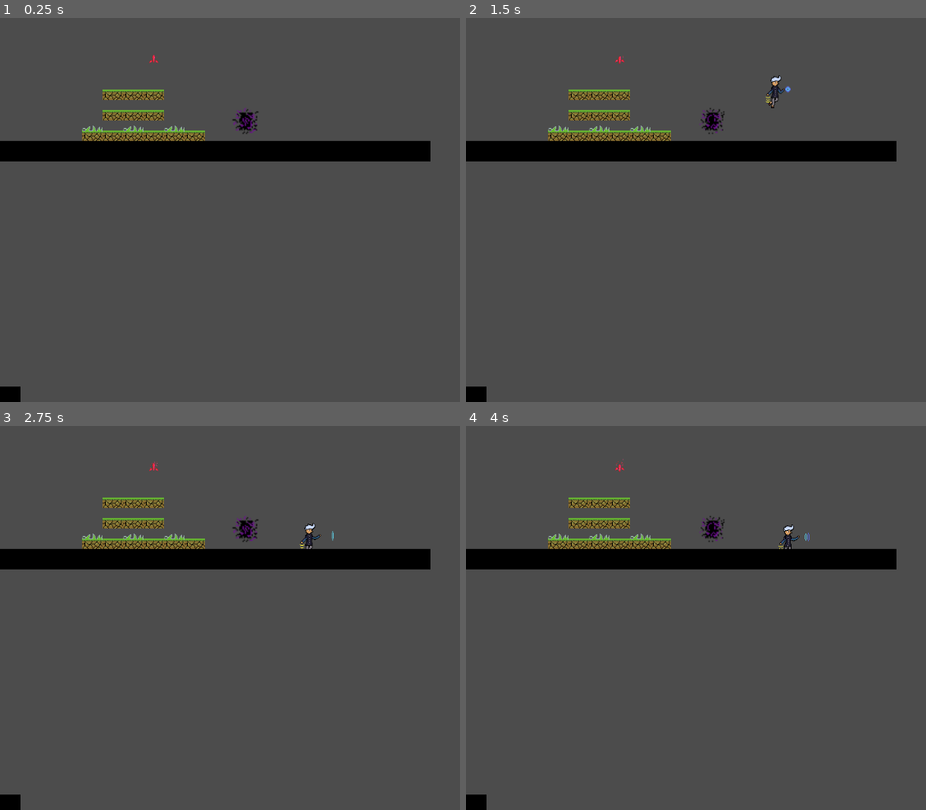
Above: before the commit, frames 1-4 (two rows, left to right).
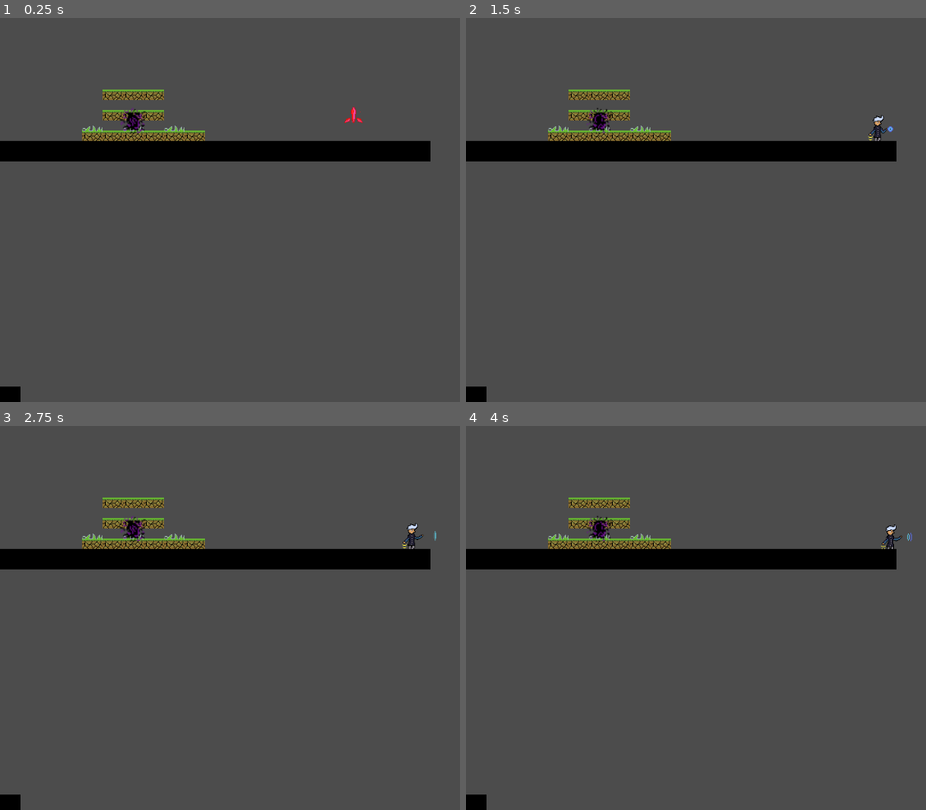
Above: after the commit, the same moments.

Repository: megaeonise/Triple-Trouble-BUETGameJam2023
Game: Godot game, scene res://Scenes/Main.tscn
Two runs of this game, one before a commit and one after it. Both use one fixed random seed, a clock stepped at 60 frames per second and the inputs below.
Inputs:
- Up to frame 1 (0.25 s): no input
- Up to frame 2 (1.5 s): tap Enter at 0.5 s; hold D (move_right) from 0.53 s (still down); tap Shift (dash) at 0.6 s; tap Space (jump) at 0.77 s; tap I (interact) at 1.35 s
- Up to frame 3 (2.75 s): tap Space (jump) at 1.52 s; release D (move_right) at 2.03 s; hold A (move_left) from 2.03 s (still down); tap Shift (dash) at 2.1 s
- Up to frame 4 (4 s): release A (move_left) at 2.78 s; hold D (move_right) from 2.78 s (still down); tap I (interact) at 2.85 s; tap Space (jump) at 3.02, 3.77 s; tap Shift (dash) at 3.6 s

The runs differ from the first frame. In frame 1, 0.5% of the frame differs, in the area x 26-79%, y 9-31%; in frame 2, 0.7%; in frame 3, 0.7%, in the area x 26-95%, y 9-33%; in frame 4, 0.7%.

Commit message:
Added everything for first levels except death

Diff:
--- a/Scenes/Breaker.tscn
+++ b/Scenes/Breaker.tscn
@@ -1,6 +1,7 @@
-[gd_scene load_steps=9 format=2]
+[gd_scene load_steps=10 format=2]
 
 [ext_resource path="res://Assets/powerup.png" type="Texture" id=1]
+[ext_resource path="res://Scripts/Breaker.gd" type="Script" id=2]
 
 [sub_resource type="AtlasTexture" id=1]
 flags = 4
@@ -31,7 +32,7 @@
 } ]
 
 [sub_resource type="RectangleShape2D" id=6]
-extents = Vector2( 8, 8 )
+extents = Vector2( 16, 16 )
 
 [sub_resource type="Curve" id=7]
 min_value = -200.0
@@ -39,22 +40,25 @@
 _data = [ Vector2( 0, 200 ), 0.0, 0.0, 0, 0, Vector2( 0, 1 ), 0.0, 0.0, 0, 0 ]
 
 [node name="Breaker" type="Area2D"]
+script = ExtResource( 2 )
 
 [node name="AnimatedSprite" type="AnimatedSprite" parent="."]
-scale = Vector2( 0.5, 0.5 )
+position = Vector2( -4.76837e-07, -4.76837e-07 )
 frames = SubResource( 5 )
 frame = 3
 playing = true
 
 [node name="CollisionShape2D" type="CollisionShape2D" parent="."]
+visible = false
 shape = SubResource( 6 )
 
 [node name="CPUParticles2D" type="CPUParticles2D" parent="."]
+amount = 10
 lifetime = 0.5
-speed_scale = 0.13
+speed_scale = 0.25
 randomness = 1.0
 emission_shape = 1
-emission_sphere_radius = 6.0
+emission_sphere_radius = 12.0
 direction = Vector2( 0, 1 )
 spread = 100.0
 gravity = Vector2( 0, -98 )
@@ -63,11 +67,12 @@
 color = Color( 1, 0.282353, 0.533333, 1 )
 
 [node name="CPUParticles2D2" type="CPUParticles2D" parent="."]
+amount = 10
 lifetime = 0.5
-speed_scale = 0.13
+speed_scale = 0.25
 randomness = 1.0
 emission_shape = 1
-emission_sphere_radius = 6.0
+emission_sphere_radius = 12.0
 direction = Vector2( 0, 1 )
 spread = 100.0
 gravity = Vector2( 0, -98 )
--- /dev/null
+++ b/Scenes/Fire.tscn
@@ -0,0 +1,47 @@
+[gd_scene load_steps=7 format=2]
+
+[ext_resource path="res://Assets/flame.png" type="Texture" id=1]
+
+[sub_resource type="RectangleShape2D" id=1]
+extents = Vector2( 16, 8 )
+
+[sub_resource type="AtlasTexture" id=2]
+flags = 4
+atlas = ExtResource( 1 )
+region = Rect2( 0, 0, 32, 32 )
+
+[sub_resource type="AtlasTexture" id=3]
+flags = 4
+atlas = ExtResource( 1 )
+region = Rect2( 32, 0, 32, 32 )
+
+[sub_resource type="AtlasTexture" id=4]
+flags = 4
+atlas = ExtResource( 1 )
+region = Rect2( 64, 0, 32, 32 )
+
+[sub_resource type="SpriteFrames" id=5]
+animations = [ {
+"frames": [ SubResource( 2 ), SubResource( 3 ), SubResource( 4 ) ],
+"loop": true,
+"name": "default",
+"speed": 5.0
+} ]
+
+[node name="Fire" type="Area2D"]
+
+[node name="CollisionShape2D" type="CollisionShape2D" parent="."]
+position = Vector2( 0, 8 )
+shape = SubResource( 1 )
+
+[node name="AnimatedSprite" type="AnimatedSprite" parent="."]
+position = Vector2( 0, -4.76837e-07 )
+frames = SubResource( 5 )
+playing = true
+
+[node name="CPUParticles2D" type="CPUParticles2D" parent="."]
+amount = 6
+emission_shape = 1
+emission_sphere_radius = 12.0
+gravity = Vector2( 0, -10 )
+color = Color( 1, 0.376471, 0, 1 )
--- a/Scenes/Main.tscn
+++ b/Scenes/Main.tscn
@@ -1,36 +1,34 @@
-[gd_scene load_steps=8 format=2]
+[gd_scene load_steps=7 format=2]
 
 [ext_resource path="res://Scenes/Player.tscn" type="PackedScene" id=1]
 [ext_resource path="res://Scenes/boc.tscn" type="PackedScene" id=2]
 [ext_resource path="res://Scenes/Grass.tscn" type="PackedScene" id=3]
 [ext_resource path="res://Scenes/DarkMatter.tscn" type="PackedScene" id=4]
 [ext_resource path="res://Scenes/Breaker.tscn" type="PackedScene" id=5]
-[ext_resource path="res://Scripts/Breaker.gd" type="Script" id=6]
 
 [sub_resource type="GDScript" id=1]
 
 [node name="Node2D" type="Node2D"]
-
-[node name="Breaker" parent="." instance=ExtResource( 5 )]
-position = Vector2( 240, 64 )
-script = ExtResource( 6 )
 
 [node name="Grass" parent="." instance=ExtResource( 3 )]
 position = Vector2( 0, 0 )
 tile_data = PoolIntArray( 196613, 1, 0, 196614, 1, 0, 196615, 1, 0, 262149, 1, 0, 262150, 1, 0, 262151, 1, 0, 327684, 0, 0, 327685, 1, 0, 327686, 0, 0, 327687, 1, 0, 327688, 0, 0, 327689, 1, 0 )
 
 [node name="Player" parent="." instance=ExtResource( 1 )]
-position = Vector2( 208, -24 )
+position = Vector2( 368, 168 )
 
 [node name="TileMap" parent="." instance=ExtResource( 2 )]
 
 [node name="DarkMatter" parent="." instance=ExtResource( 4 )]
-position = Vector2( 384, 160 )
+position = Vector2( 208, 160 )
 script = SubResource( 1 )
-[connection signal="body_entered" from="Breaker" to="Breaker" method="_on_Breaker_body_entered"]
-[connection signal="body_entered" from="Breaker" to="Player" method="_on_Breaker_body_entered"]
+
+[node name="Breaker" parent="." instance=ExtResource( 5 )]
+position = Vector2( 552, 152 )
 [connection signal="Block" from="Player" to="Grass" method="_on_Player_Block"]
 [connection signal="Direction" from="Player" to="Grass" method="_on_Player_Direction"]
 [connection signal="Interact" from="Player" to="Grass" method="_on_Player_Interact"]
 [connection signal="area_entered" from="DarkMatter" to="Player" method="_on_DarkMatter_area_entered"]
 [connection signal="body_entered" from="DarkMatter" to="Player" method="_on_DarkMatter_body_entered"]
+[connection signal="body_entered" from="Breaker" to="Player" method="_on_Breaker_body_entered"]
+[connection signal="body_entered" from="Breaker" to="Breaker" method="_on_Breaker_body_entered"]
--- a/Scenes/Water.tscn
+++ b/Scenes/Water.tscn
@@ -1,13 +1,62 @@
-[gd_scene load_steps=3 format=2]
+[gd_scene load_steps=7 format=2]
 
+[ext_resource path="res://Assets/water.png" type="Texture" id=1]
+[ext_resource path="res://Assets/ice-Recovered.png" type="Texture" id=2]
 [ext_resource path="res://Scripts/Grass.gd" type="Script" id=3]
 
+[sub_resource type="ConvexPolygonShape2D" id=1]
+points = PoolVector2Array( 0, 0, 32, 0, 32, 32, 0, 32 )
 
-[sub_resource type="TileSet" id=1]
+[sub_resource type="ConvexPolygonShape2D" id=2]
+points = PoolVector2Array( 0, 0, 32, 0, 32, 32, 0, 32 )
 
-[node name="Grass" type="TileMap"]
+[sub_resource type="TileSet" id=3]
+0/name = "water.png 0"
+0/texture = ExtResource( 1 )
+0/tex_offset = Vector2( 0, 0 )
+0/modulate = Color( 1, 1, 1, 1 )
+0/region = Rect2( 0, 0, 32, 32 )
+0/tile_mode = 0
+0/occluder_offset = Vector2( 0, 0 )
+0/navigation_offset = Vector2( 0, 0 )
+0/shape_offset = Vector2( 0, 0 )
+0/shape_transform = Transform2D( 1, 0, 0, 1, 0, 0 )
+0/shape = SubResource( 1 )
+0/shape_one_way = false
+0/shape_one_way_margin = 1.0
+0/shapes = [ {
+"autotile_coord": Vector2( 0, 0 ),
+"one_way": false,
+"one_way_margin": 1.0,
+"shape": SubResource( 1 ),
+"shape_transform": Transform2D( 1, 0, 0, 1, 0, 0 )
+} ]
+0/z_index = 0
+1/name = "ice-Recovered.png 1"
+1/texture = ExtResource( 2 )
+1/tex_offset = Vector2( 0, 0 )
+1/modulate = Color( 1, 1, 1, 1 )
+1/region = Rect2( 0, 0, 32, 32 )
+1/tile_mode = 0
+1/occluder_offset = Vector2( 0, 0 )
+1/navigation_offset = Vector2( 0, 0 )
+1/shape_offset = Vector2( 0, 0 )
+1/shape_transform = Transform2D( 1, 0, 0, 1, 0, 0 )
+1/shape = SubResource( 2 )
+1/shape_one_way = false
+1/shape_one_way_margin = 1.0
+1/shapes = [ {
+"autotile_coord": Vector2( 0, 0 ),
+"one_way": false,
+"one_way_margin": 1.0,
+"shape": SubResource( 2 ),
+"shape_transform": Transform2D( 1, 0, 0, 1, 0, 0 )
+} ]
+1/z_index = 0
+
+[node name="Water" type="TileMap"]
 position = Vector2( 64, 32 )
-tile_set = SubResource( 1 )
+tile_set = SubResource( 3 )
 cell_size = Vector2( 32, 32 )
 collision_bounce = 1.0
 format = 1
--- a/Scripts/Breaker.gd
+++ b/Scripts/Breaker.gd
@@ -1,4 +1,5 @@
 extends Area2D
+
 
 
 
--- a/Scripts/Player.gd
+++ b/Scripts/Player.gd
@@ -37,7 +37,6 @@
 		emit_signal('Air')
 		$AnimatedSprite.visible = true
 	if state == states[5]:
-		gravity = 0
 		velocity.x = 0
 		velocity.y = 0
 		$AnimatedSprite.visible = false
Binary file added: Assets/flame.png
Not shown, added: Assets/flame.png.import
Binary file added: Assets/ice-Recovered.png
Not shown, added: Assets/ice-Recovered.png.import
